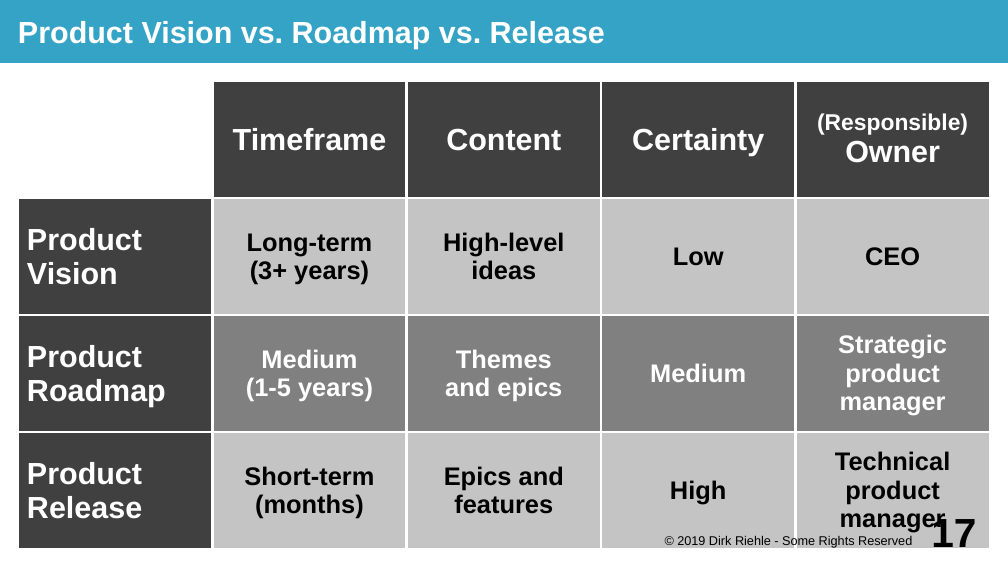
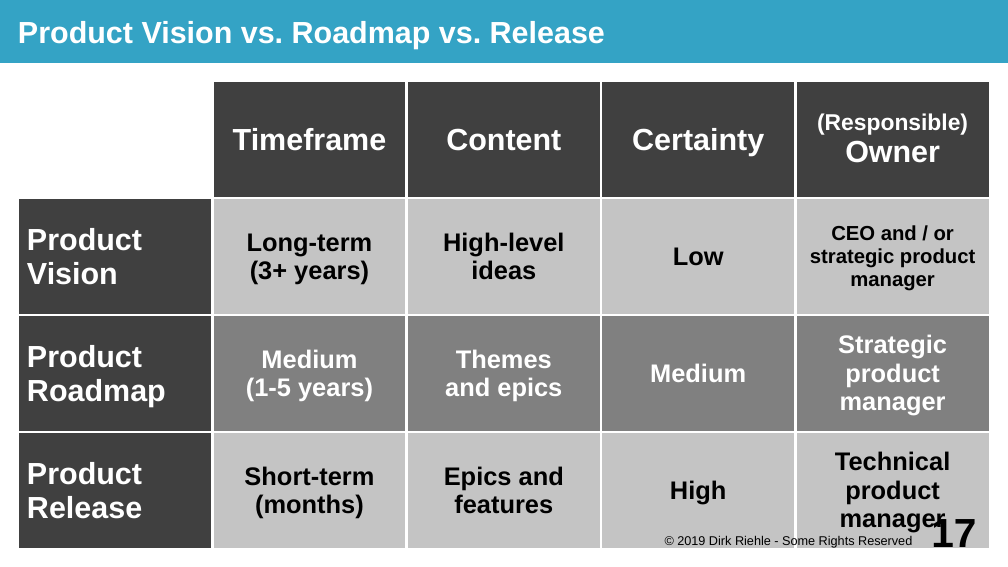
Before and after one commit to dirkriehle/prod-course, a slide deck: slide 17 of Lecture slides/PROD C02 - Strategic Product Management.odp. Drawn at 1008x567 pixels with LibreOffice and Linux fonts; fonts in the diff are those of the drawing. Boxes give left, top, right and bottom in pixels: in the first picture for what was removed or moved away, otherwise in the second. Text is boxed around its words. In the diff, an @@ line names an element or a change of style, - is before the commit and + after.

Commit message:
Updated strategic management slides.

```diff
--- a/Lecture slides/PROD C02 - Strategic Product Management.odp
+++ b/Lecture slides/PROD C02 - Strategic Product Management.odp
@@ table at (18,81,992,550) @@
-row 2, column 5: CEO
+row 2, column 5: CEO and / or / strategic product manager
```
Also in this commit, not shown: 2 other slides changed, 3 other files.
